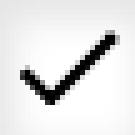
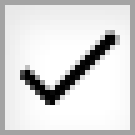
Layers edited between the first and the second 135×135 image:
pixels changed over [0, 0, 135, 135] (layer not identified)
